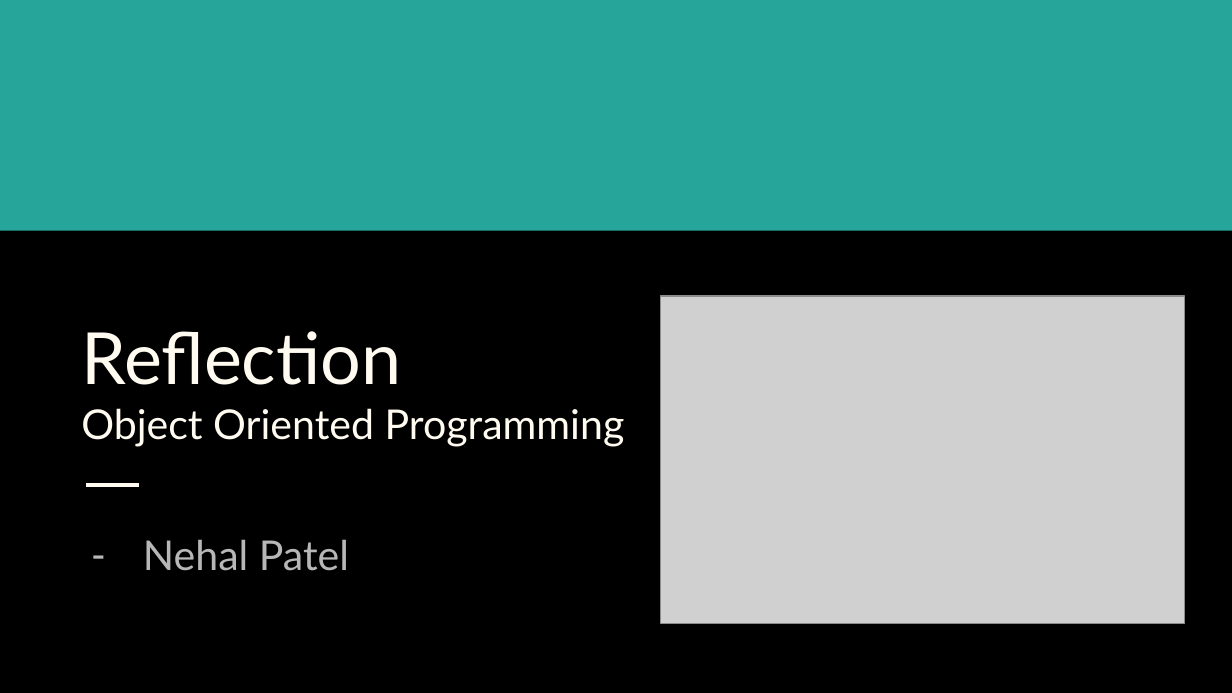
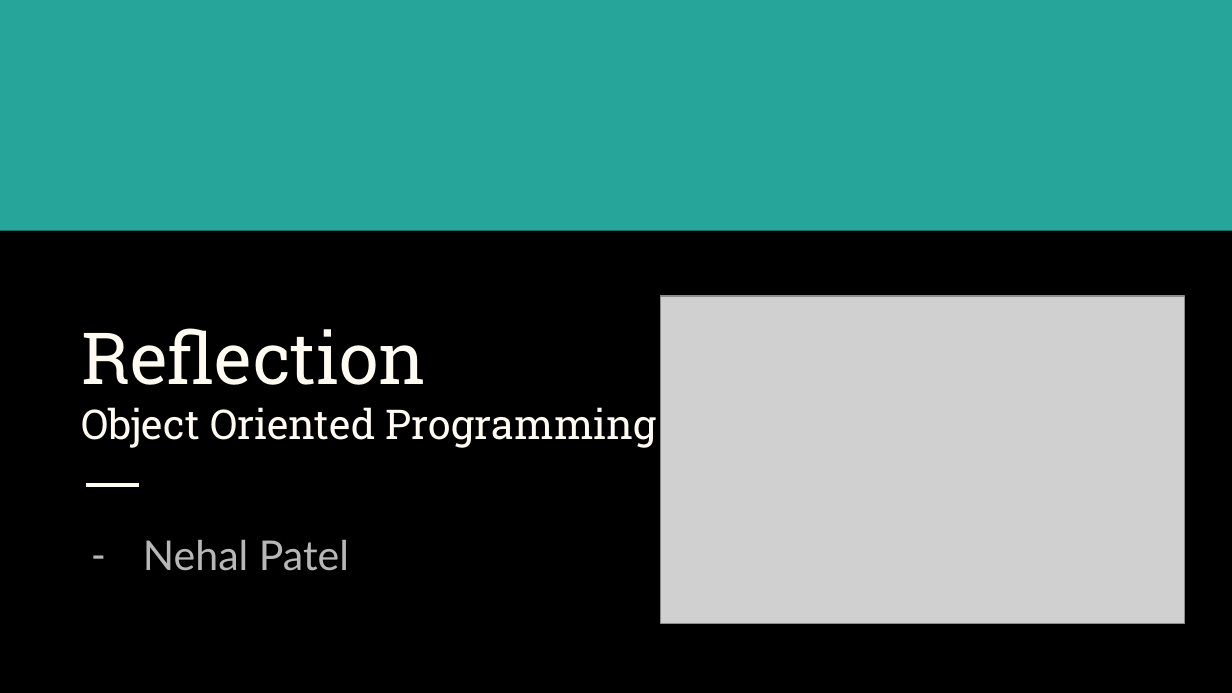
Before and after one commit to NehalPatel/Reflection, a slide deck: slide 1 of Reflection.pptx. Drawn at 1232x693 pixels with LibreOffice and Linux fonts; fonts in the diff are those of the drawing; grey boxes stand for pictures. Boxes give left, top, right and bottom in pixels: in the first picture for what was removed or moved away, otherwise in the second. Text is boxed around its words. In the diff, an @@ line names an element or a change of style, - is before the commit and + after.

```diff
--- a/Reflection.pptx
+++ b/Reflection.pptx
@@ title "Reflection" at (81,328,657,448): font Lato to Roboto Slab @@
```
Also in this commit, not shown: 1 other slide changed, 8 slides added, 8 slides removed, 7 other files.
